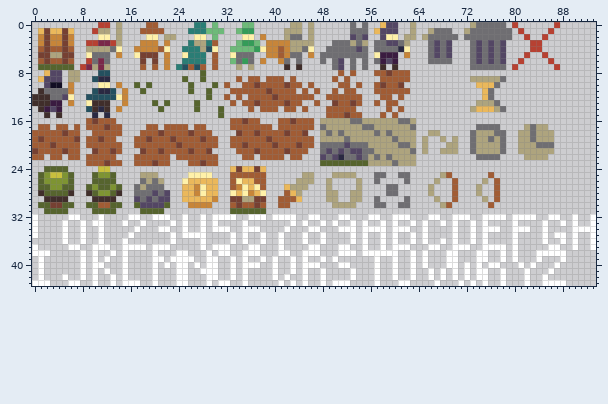
Two states of a sprite sheet, public/i.png. The picture above was drawn from the file before the commit.
The file is 94x44 pixels.
After the commit:
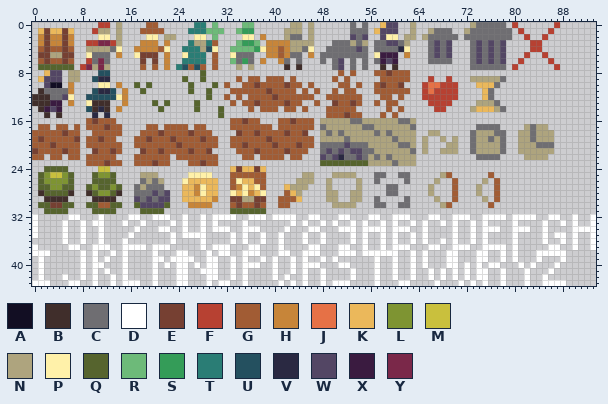
Palette (. is transparent): A #120e23  B #402e2b  C #6f6e72  D #ffffff  E #764032  F #b74132  G #a15c34  H #c78539  J #e67146  K #ebb85b  L #7e9432  M #c9c03d  N #aea47e  P #fff1a9  Q #56642e  R #6dba79  S #349c58  T #2a7d75  U #24505f  V #2a2942  W #534664  X #3a1b40  Y #7a2849
Changes in this commit:
y 9: x 66 . -> F; x 69 . -> F
y 10: x 65..70 ...... -> FJJFFF
y 11: x 65..70 ...... -> FJFFFF
y 12: x 65..70 ...... -> FFFFFF
y 13: x 66..69 .... -> FFFF
y 14: x 67..68 .. -> FF
